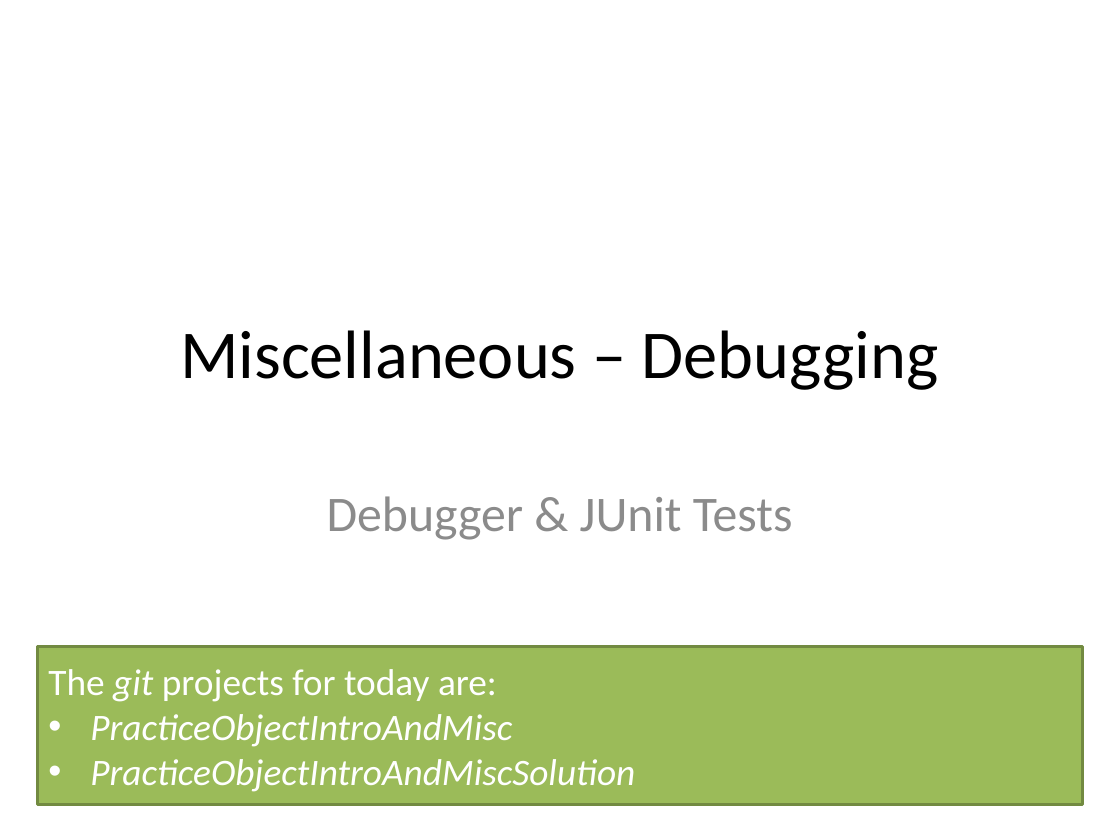
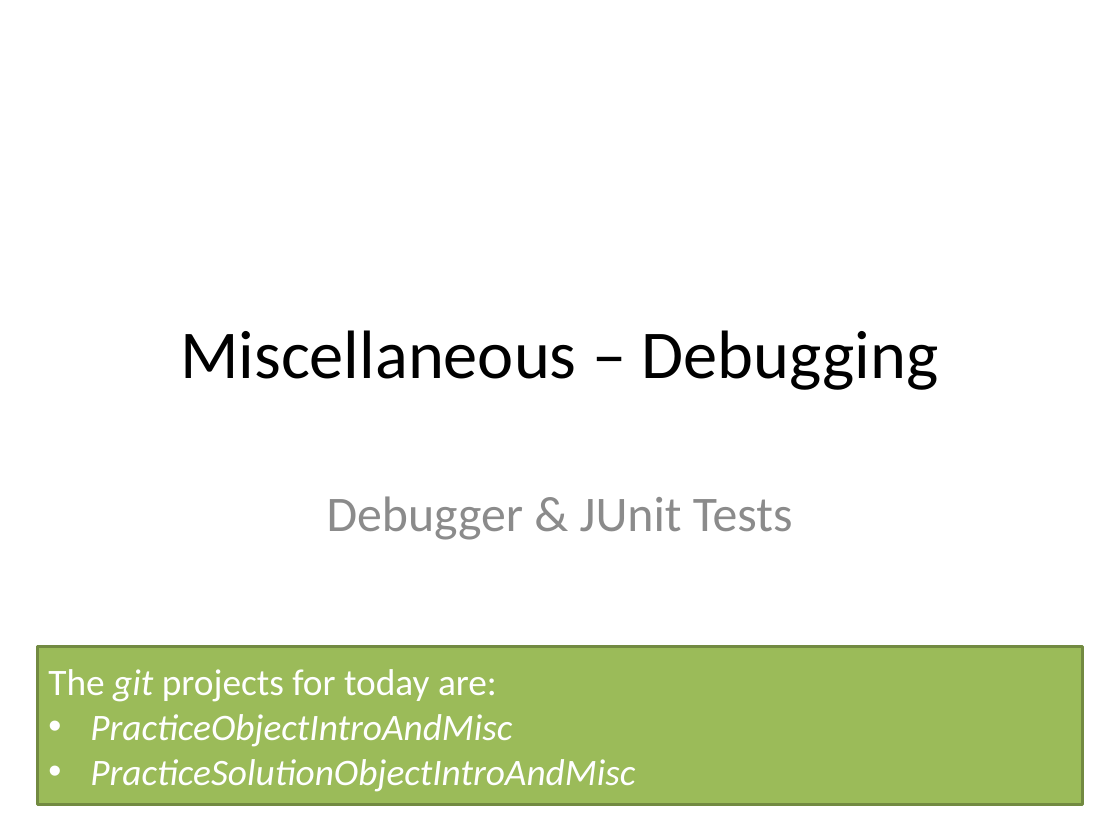
Before and after one commit to RHIT-CSSE/csse220, a slide deck: slide 1 of ClassMaterials/ObjectIntroAndMisc/Slides/Part2-UsingDebugger.pptx. Drawn at 1120x840 pixels with LibreOffice and Linux fonts; fonts in the diff are those of the drawing. Boxes give left, top, right and bottom in pixels: in the first picture for what was removed or moved away, otherwise in the second. Text is boxed around its words. In the diff, an @@ line names an element or a change of style, - is before the commit and + after.

Commit message:
Fix solution project name in ObjectIntro slides

```diff
--- a/ClassMaterials/ObjectIntroAndMisc/Slides/Part2-UsingDebugger.pptx
+++ b/ClassMaterials/ObjectIntroAndMisc/Slides/Part2-UsingDebugger.pptx
@@ text in rectangle at (x1=90, y1=759, x2=635, y2=792): text changed @@
-• PracticeObjectIntroAndMiscSolution
+• PracticeSolutionObjectIntroAndMisc
```
Also in this commit, not shown: 2 other files.
